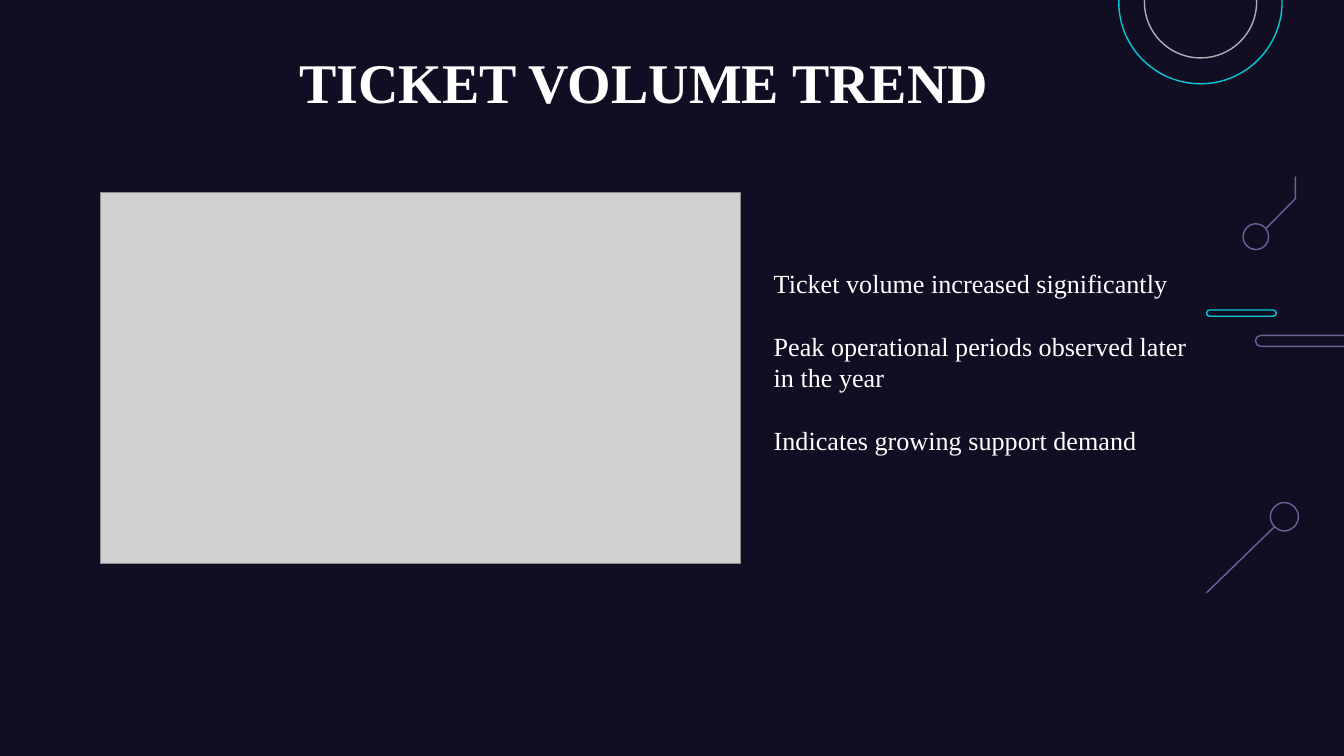
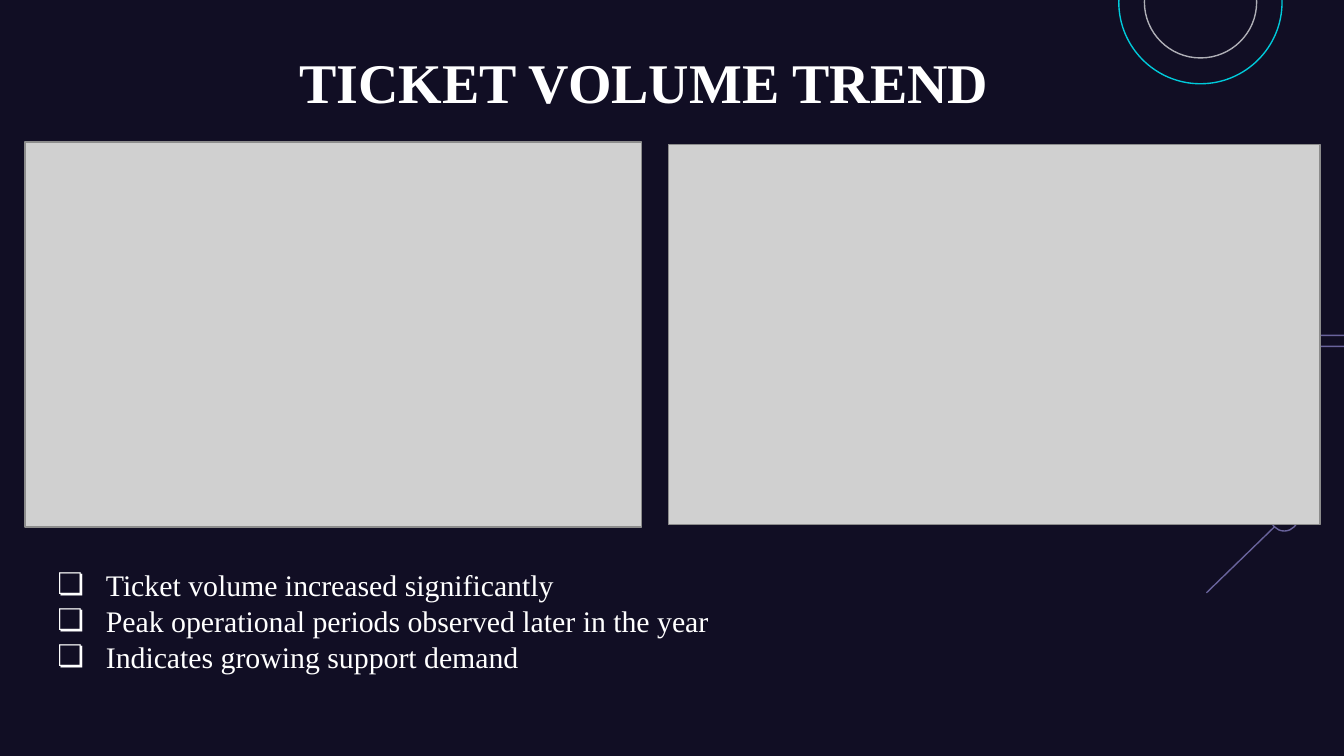
Before and after one commit to jemish123/IT_Ticket_Analysis, a slide deck: slide 7 of SpreadSheet_Project_IT_Ticket_Analysis.pptx. Drawn at 1344x756 pixels with LibreOffice and Linux fonts; fonts in the diff are those of the drawing; grey boxes stand for pictures. Boxes give left, top, right and bottom in pixels: in the first picture for what was removed or moved away, otherwise in the second. Text is boxed around its words. In the diff, an @@ line names an element or a change of style, - is before the commit and + after.

```diff
--- a/SpreadSheet_Project_IT_Ticket_Analysis.pptx
+++ b/SpreadSheet_Project_IT_Ticket_Analysis.pptx
@@ picture: place and size @@
-picture at (101, 192, 741, 563)
+picture at (26, 142, 642, 527)
@@ picture added at (668, 144, 1320, 524) @@
@@ freeform shape removed at (1266, 177, 1296, 228) @@
@@ freeform shape removed at (1243, 224, 1269, 250) @@
@@ freeform shape removed at (1206, 310, 1276, 317) @@
@@ freeform shape at (1270, 503, 1298, 531): rotation 270 to 90 degrees @@
@@ text "Ticket volume increased significantly": place and size @@
-text "Ticket volume increased significantly" at (774, 274, 1186, 456)
+text "Ticket volume increased significantly" at (106, 575, 708, 673)
@@ text "Ticket volume increased significantly" at (106, 575, 708, 673): size 14 to 16 pt; bullet • to ❏; bullet colour #000000 to #FFFFFF @@
```
Also in this commit, not shown: 16 other slides changed, 5 slides added, 2 slides removed, 6 other files.
